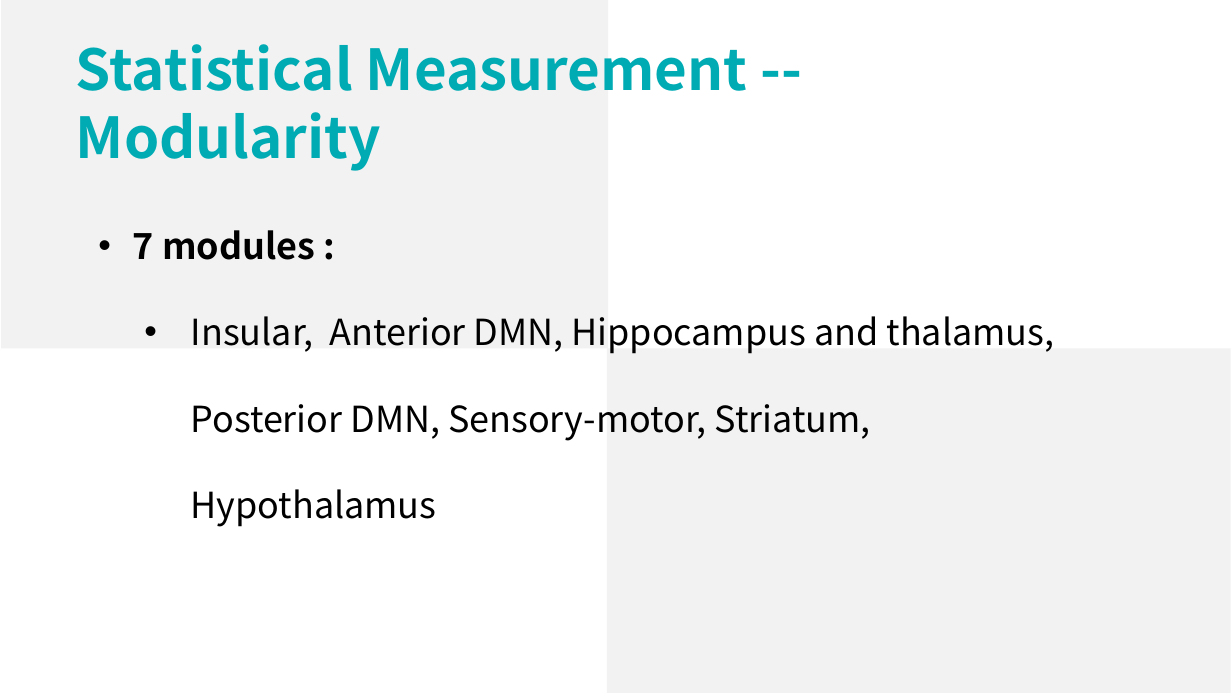
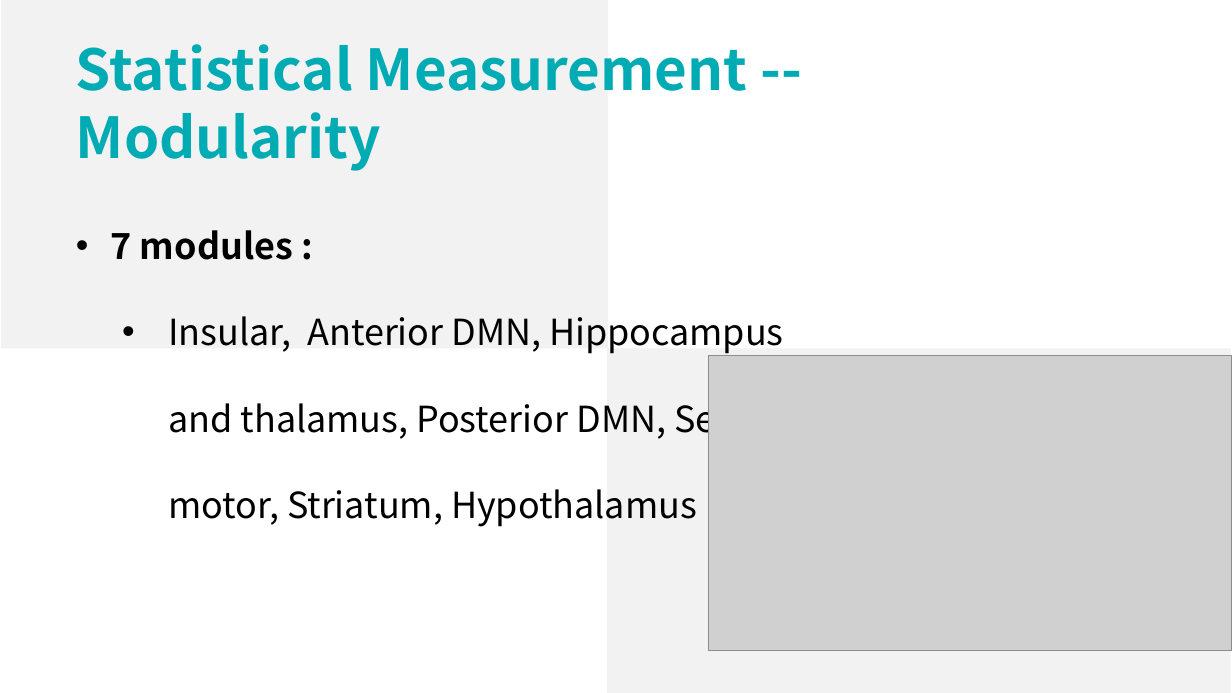
Before and after one commit to lsyoath/sheepy, a slide deck: slide 4 of Work/CurrentResults.pptx. Drawn at 1232x693 pixels with LibreOffice and Linux fonts; fonts in the diff are those of the drawing; grey boxes stand for pictures. Boxes give left, top, right and bottom in pixels: in the first picture for what was removed or moved away, otherwise in the second. Text is boxed around its words. In the diff, an @@ line names an element or a change of style, - is before the commit and + after.

```diff
--- a/Work/CurrentResults.pptx
+++ b/Work/CurrentResults.pptx
@@ text "7 modules :" rewrapped from (133, 230, 1055, 527) to (111, 230, 822, 527) @@
@@ picture added at (709, 355, 1232, 651) @@
```
Also in this commit, not shown: 5 other slides changed, 3 slides added, 2 other files.
